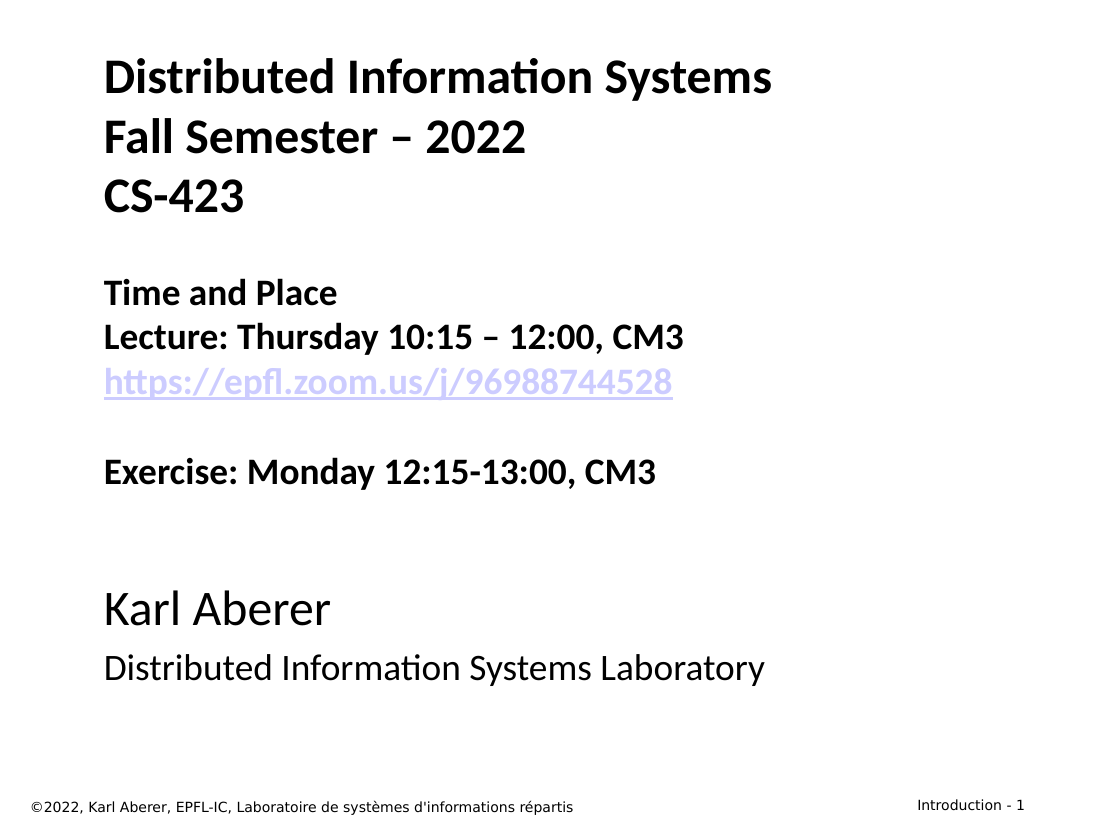
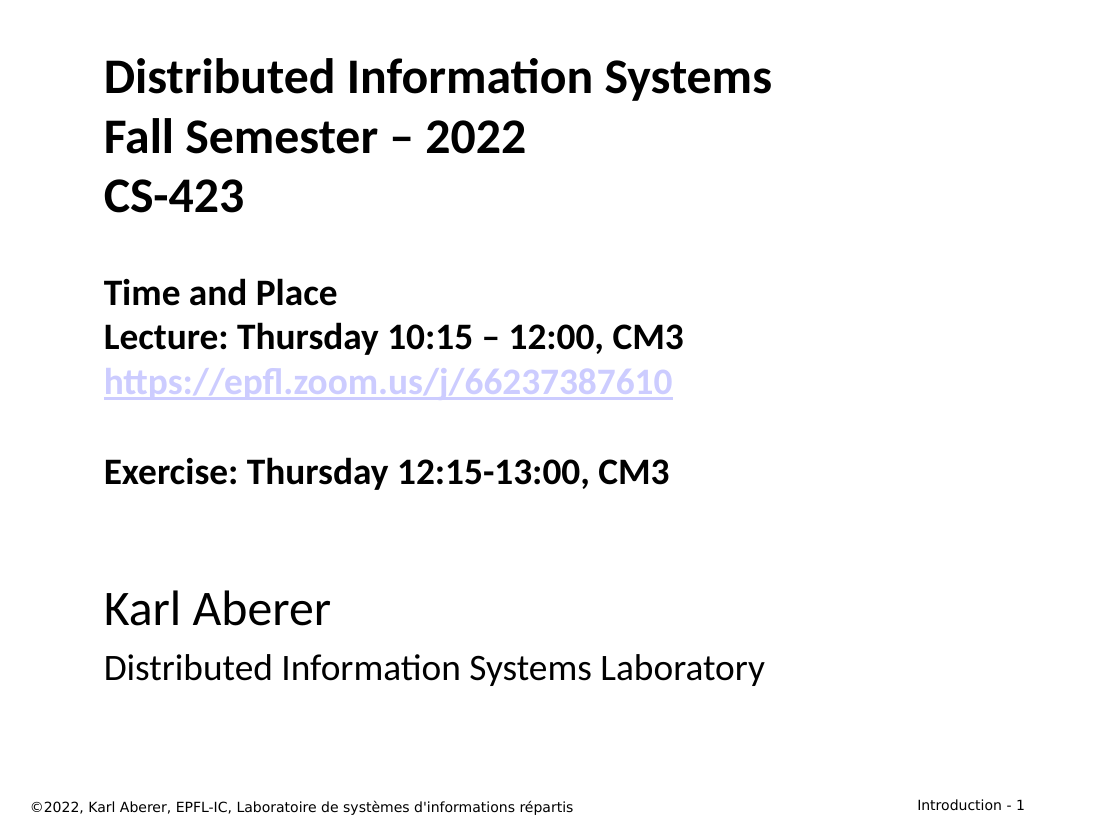
Before and after one commit to LSIR/DIS, a slide deck: slide 1 of Lectures/week 1/week 1 - Course Information 2022.pptx. Drawn at 1120x840 pixels with LibreOffice and Linux fonts; fonts in the diff are those of the drawing. Boxes give left, top, right and bottom in pixels: in the first picture for what was removed or moved away, otherwise in the second. Text is boxed around its words. In the diff, an @@ line names an element or a change of style, - is before the commit and + after.

```diff
--- a/Lectures/week 1/week 1 - Course Information 2022.pptx
+++ b/Lectures/week 1/week 1 - Course Information 2022.pptx
@@ title at box(104, 118, 684, 490): text changed @@
-Distributed Information Systems
-Fall Semester – 2022
-CS-423
-Time and Place
-Lecture: Thursday 10:15 – 12:00, CM3 https://epfl.zoom.us/j/96988744528
-Exercise: Monday 12:15-13:00, CM3
+Distributed Information Systems
+Fall Semester – 2022
+CS-423
+Time and Place
+Lecture: Thursday 10:15 – 12:00, CM3 https://epfl.zoom.us/j/66237387610
+Exercise: Thursday 12:15-13:00, CM3
```
Also in this commit, not shown: 3 other slides changed, 3 other files.
